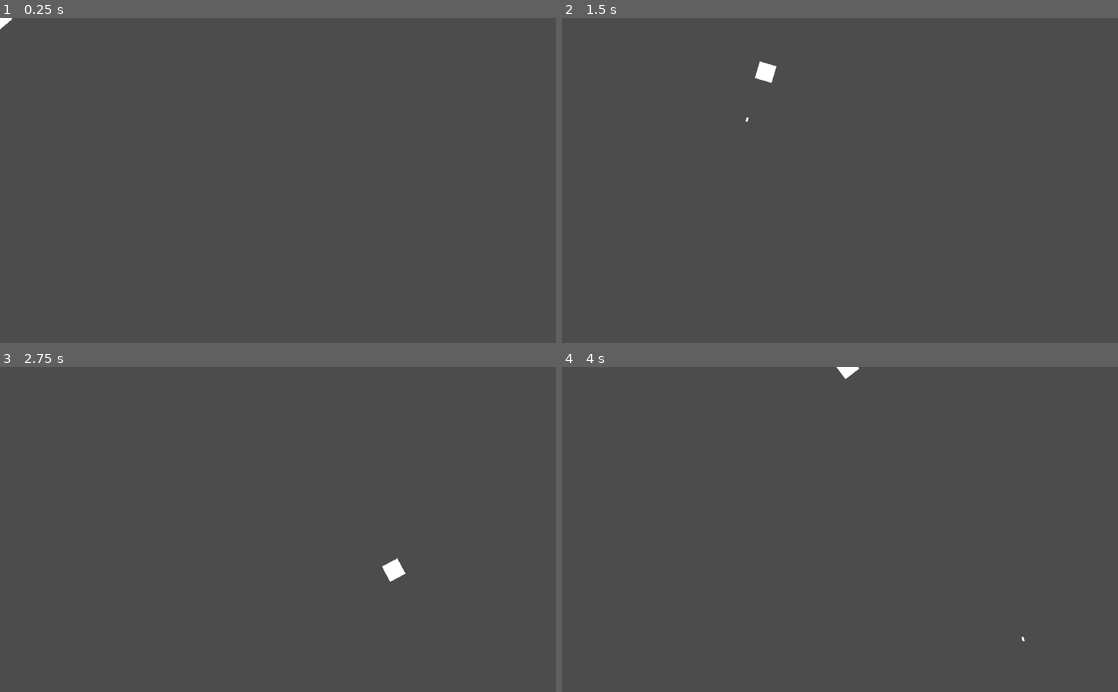
Above: before the commit, frames 1-4 (two rows, left to right).
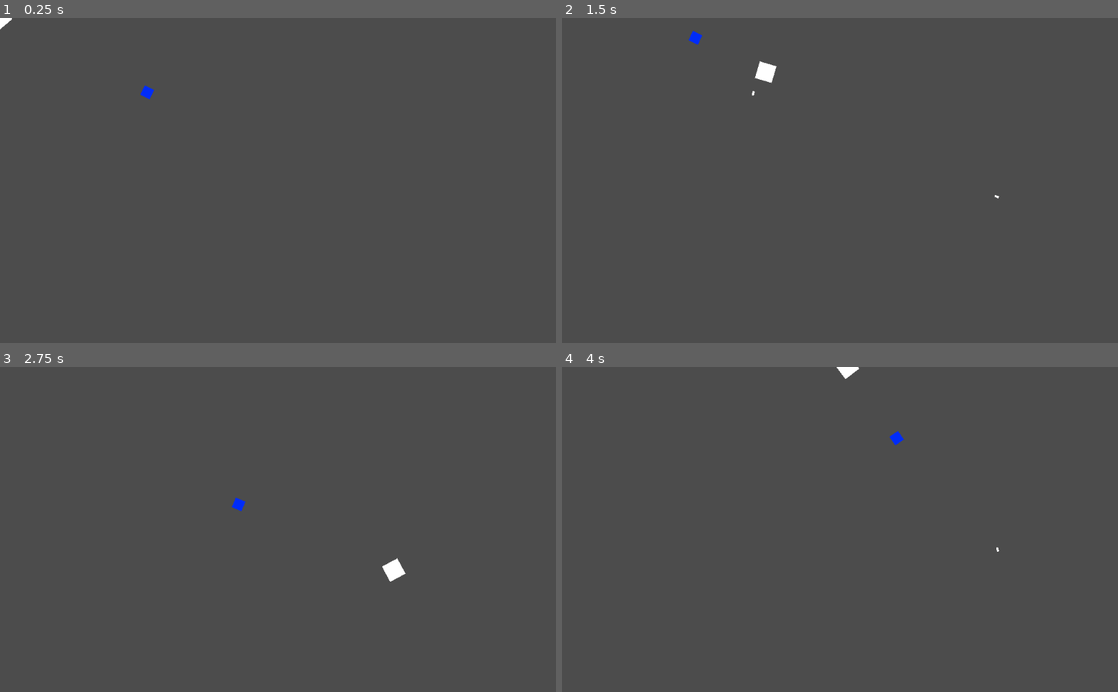
Above: after the commit, the same moments.

Repository: alastairrmcneill/Top-Down-Shooter
Game: Godot game, scene res://Scenes/Game/Game.tscn
Same seed, same stepped clock (60 frames per second), same inputs: the game is played once before the commit and once after it.
Inputs (mouse positions are in pixels of both pictures, inside the frame that each line leads up to):
- Up to frame 1 (0.25 s): no input
- Up to frame 2 (1.5 s): move the mouse to (962, 164) at 0.52 s; hold D (right) 0.53-1.28 s; tap Space (shoot) at 0.6, 1.35 s; move the mouse to (728, 196) at 1.27 s; hold S (down) from 1.28 s (still down)
- Up to frame 3 (2.75 s): move the mouse to (333, 458) at 2.02 s; release S (down) at 2.03 s; hold D (right) from 2.03 s (still down); tap Space (shoot) at 2.1 s
- Up to frame 4 (4 s): move the mouse to (812, 594) at 2.77 s; release D (right) at 2.78 s; hold W (up) 2.78-3.53 s; tap Space (shoot) at 2.85, 3.6 s; move the mouse to (1006, 578) at 3.52 s; hold A (left) from 3.53 s (still down)

The runs differ from the first frame. In frame 1, less than 0.1% of the frame differs, in the area x 25-28%, y 20-25%; in frame 2, less than 0.1%, in the area x 22-79%, y 3-56%; in frame 3, less than 0.1%; in frame 4, less than 0.1%.

Commit message:
Added enemies

Diff:
--- a/Scenes/Bullet/Bullet.tscn
+++ b/Scenes/Bullet/Bullet.tscn
@@ -8,6 +8,7 @@
 [node name="Bullet" type="RigidBody2D"]
 collision_layer = 2
 collision_mask = 12
+continuous_cd = 1
 
 [node name="Sprite" type="Sprite" parent="."]
 scale = Vector2( 0.061, 0.03 )
--- /dev/null
+++ b/Scenes/Enemy.gd
@@ -0,0 +1,29 @@
+extends KinematicBody2D
+class_name Enemy
+
+var moveSpeed = 1
+var direction = Vector2()
+var velocity = Vector2()
+
+func _ready():
+	pass
+
+func _physics_process(delta):
+	var player = get_parent().get_node("Player")
+
+
+	direction = player.position - position
+	velocity = direction * moveSpeed
+	if velocity.length() < 150:
+		velocity = velocity.normalized()*150
+
+	move_and_slide(velocity)
+	look_at(player.position)
+
+
+
+
+func _on_Hitbox_body_entered(body):
+	if "Bullet" in body.name:
+		body.queue_free()
+		queue_free()
--- a/Scenes/Enemy.tscn
+++ b/Scenes/Enemy.tscn
@@ -1,11 +1,36 @@
-[gd_scene format=2]
+[gd_scene load_steps=5 format=2]
+
+[ext_resource path="res://Assets/Player.png" type="Texture" id=1]
+[ext_resource path="res://Scenes/Enemy.gd" type="Script" id=2]
+
+[sub_resource type="RectangleShape2D" id=1]
+extents = Vector2( 64, 64 )
+
+[sub_resource type="RectangleShape2D" id=2]
+extents = Vector2( 72, 72 )
 
 [node name="Enemy" type="KinematicBody2D"]
+collision_layer = 4
+collision_mask = 5
+script = ExtResource( 2 )
+__meta__ = {
+"_edit_group_": true
+}
 
 [node name="Sprite" type="Sprite" parent="."]
+modulate = Color( 0, 0.176471, 0.976471, 1 )
+scale = Vector2( 0.15, 0.15 )
+texture = ExtResource( 1 )
 
 [node name="CollisionShape2D" type="CollisionShape2D" parent="."]
+scale = Vector2( 0.15, 0.15 )
+shape = SubResource( 1 )
 
 [node name="Hitbox" type="Area2D" parent="."]
+scale = Vector2( 0.15, 0.15 )
+collision_layer = 4
+collision_mask = 9
 
 [node name="CollisionShape2D" type="CollisionShape2D" parent="Hitbox"]
+shape = SubResource( 2 )
+[connection signal="body_entered" from="Hitbox" to="." method="_on_Hitbox_body_entered"]
--- a/Scenes/Game/Game.tscn
+++ b/Scenes/Game/Game.tscn
@@ -1,8 +1,12 @@
-[gd_scene load_steps=2 format=2]
+[gd_scene load_steps=3 format=2]
 
 [ext_resource path="res://Scenes/Player/Player.tscn" type="PackedScene" id=1]
+[ext_resource path="res://Scenes/Enemy.tscn" type="PackedScene" id=2]
 
 [node name="Game" type="Node2D"]
 
 [node name="Player" parent="." instance=ExtResource( 1 )]
 position = Vector2( 0.157066, 0 )
+
+[node name="Enemy" parent="." instance=ExtResource( 2 )]
+position = Vector2( 349.064, 176.566 )
--- a/Scenes/Player/Player.gd
+++ b/Scenes/Player/Player.gd
@@ -1,7 +1,7 @@
 extends KinematicBody2D
 
 var moveSpeed = 500
-var bulletSpeed = 1500
+var bulletSpeed = 1000
 var bullet = preload("res://Scenes/Bullet/Bullet.tscn")
 
 func _ready():
@@ -39,3 +39,12 @@
 	bulletInstance.apply_impulse(Vector2(), Vector2(bulletSpeed, 0).rotated(rotation))
 
 	get_tree().get_root().call_deferred("add_child", bulletInstance)
+
+
+func kill():
+	get_tree().reload_current_scene()
+
+
+func _on_Hitbox_body_entered(body):
+	if body is Enemy:
+		kill()
--- a/Scenes/Player/Player.tscn
+++ b/Scenes/Player/Player.tscn
@@ -7,7 +7,7 @@
 extents = Vector2( 64, 64 )
 
 [sub_resource type="RectangleShape2D" id=2]
-extents = Vector2( 70, 70 )
+extents = Vector2( 72, 72 )
 
 [node name="Player" type="KinematicBody2D"]
 collision_mask = 12
@@ -16,13 +16,18 @@
 [node name="Sprite" type="Sprite" parent="."]
 scale = Vector2( 0.25, 0.25 )
 texture = ExtResource( 1 )
+__meta__ = {
+"_edit_group_": true
+}
 
 [node name="CollisionShape2D" type="CollisionShape2D" parent="."]
 scale = Vector2( 0.25, 0.25 )
 shape = SubResource( 1 )
 
 [node name="Hitbox" type="Area2D" parent="."]
+collision_mask = 12
 
 [node name="CollisionShape2D" type="CollisionShape2D" parent="Hitbox"]
 scale = Vector2( 0.25, 0.25 )
 shape = SubResource( 2 )
+[connection signal="body_entered" from="Hitbox" to="." method="_on_Hitbox_body_entered"]
--- a/project.godot
+++ b/project.godot
@@ -8,9 +8,14 @@
 
 config_version=4
 
-_global_script_classes=[  ]
+_global_script_classes=[ {
+"base": "KinematicBody2D",
+"class": "Enemy",
+"language": "GDScript",
+"path": "res://Scenes/Enemy.gd"
+} ]
 _global_script_class_icons={
-
+"Enemy": ""
 }
 
 [application]
